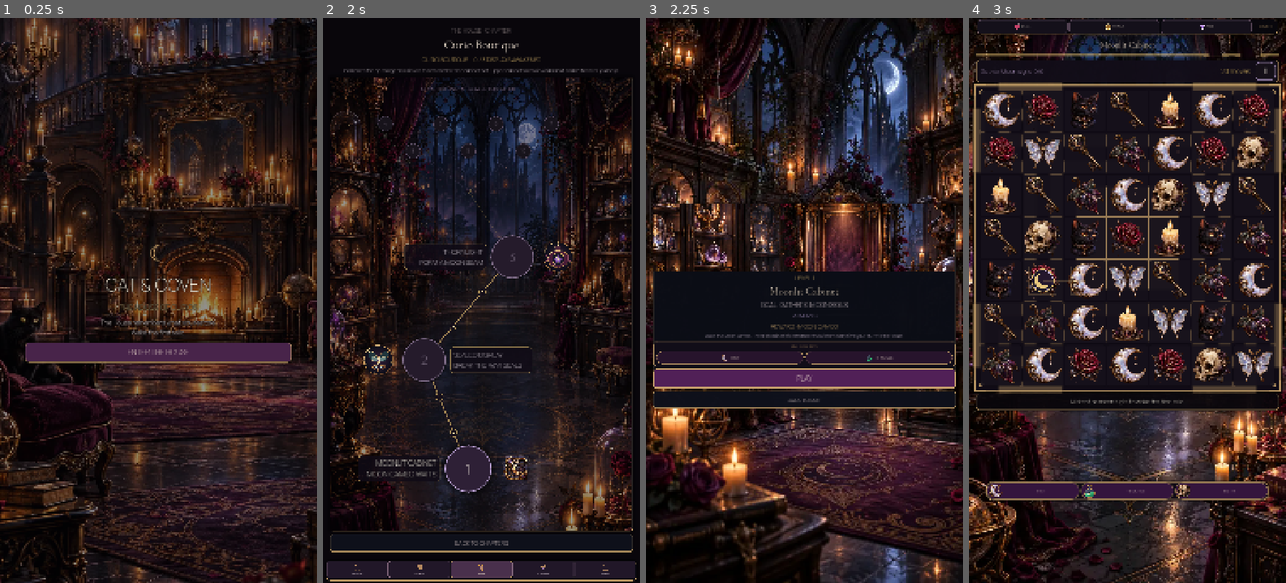
Above: before the commit, frames 1-4 (left to right).
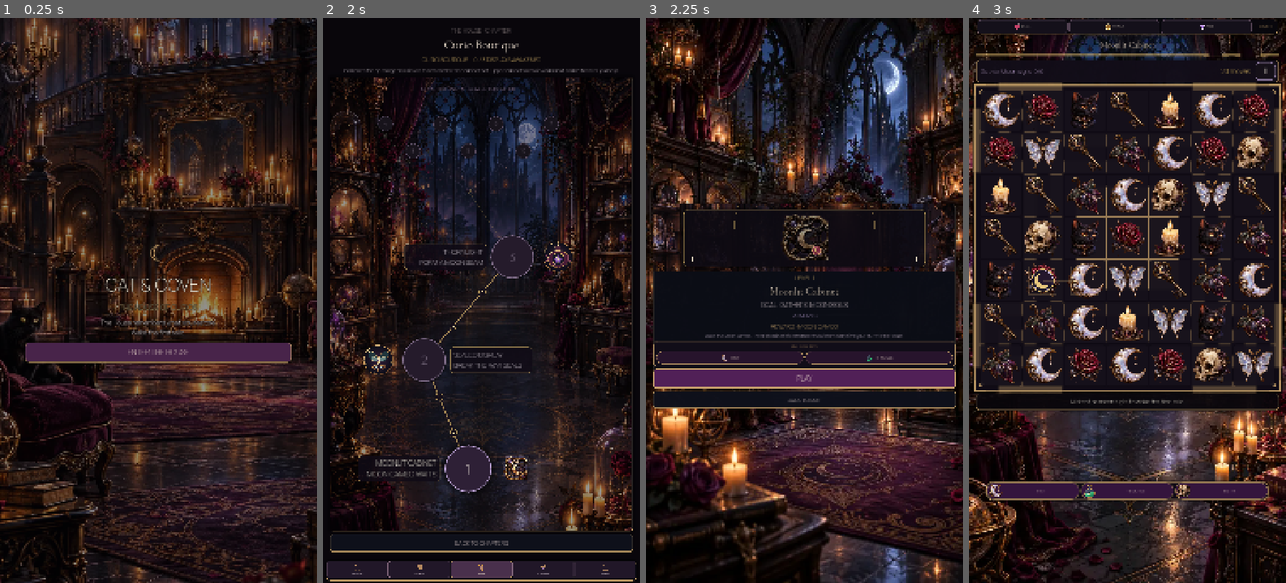
Above: after the commit, the same moments.

Repository: Jay-prodesign/akilta-match3
Game: Godot game, scene res://src/app/app_bootstrap.tscn
Same seed, same stepped clock (60 frames per second), same inputs: the game is played once before the commit and once after it.
Inputs:
- Up to frame 1 (0.25 s): no input
- Up to frame 2 (2 s): click "ENTER THE HOUSE" at 0.5 s; click "ENTER CURIO BOUTIQUE" at 1.25 s
- Up to frame 3 (2.25 s): click "1" at 2 s
- Up to frame 4 (3 s): click "PLAY" at 2.75 s

Frames 1-2 are identical in both runs. In frame 3, 6.3% of the frame differs, in the area x 2-98%, y 32-45%; in frame 4, nothing differs.

Commit message:
Reveal the sealed reward object in prestart

Diff:
--- a/src/ui/prestart/level_prestart.gd
+++ b/src/ui/prestart/level_prestart.gd
@@ -48,6 +48,11 @@
 	art.expand_mode = TextureRect.EXPAND_IGNORE_SIZE
 	art.stretch_mode = TextureRect.STRETCH_KEEP_ASPECT_COVERED
 	art.mouse_filter = Control.MOUSE_FILTER_IGNORE
+	# The cabinet artwork is the ritual backdrop. It must sit behind the parent
+	# MoonCameoRitualView so the canonical sealed/owned reward object remains a
+	# visible foreground slot instead of being covered by a child texture.
+	art.show_behind_parent = true
+	art.modulate = Color(0.88, 0.82, 0.90, 0.72)
 	art.texture = ScreenArt.texture("prestart_ch01_level01_art")
 	ritual_art.add_child(art)
 
